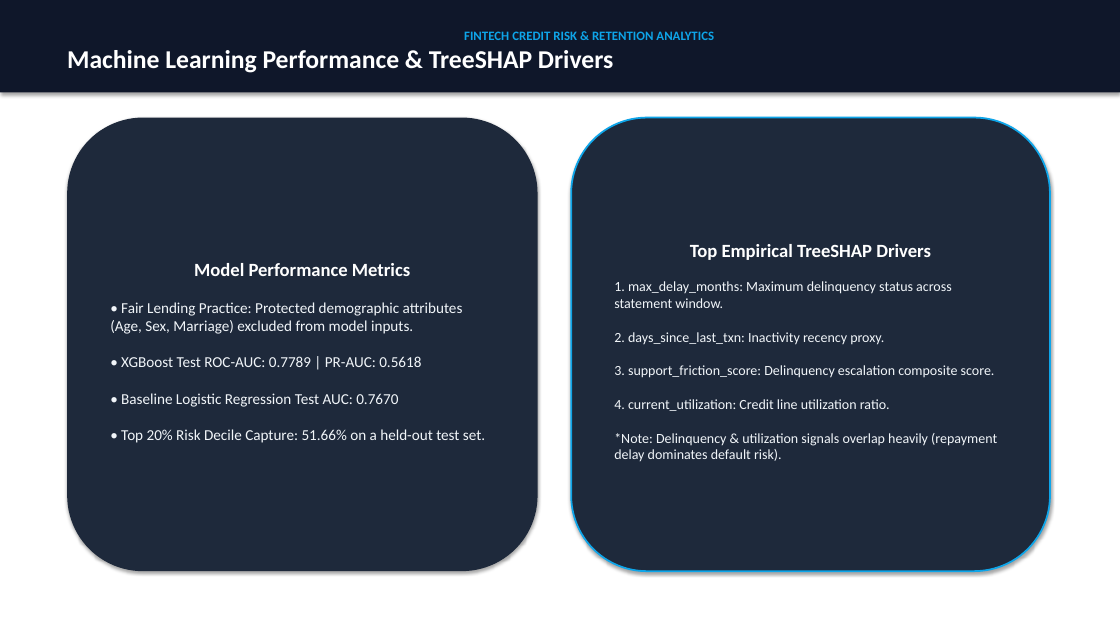
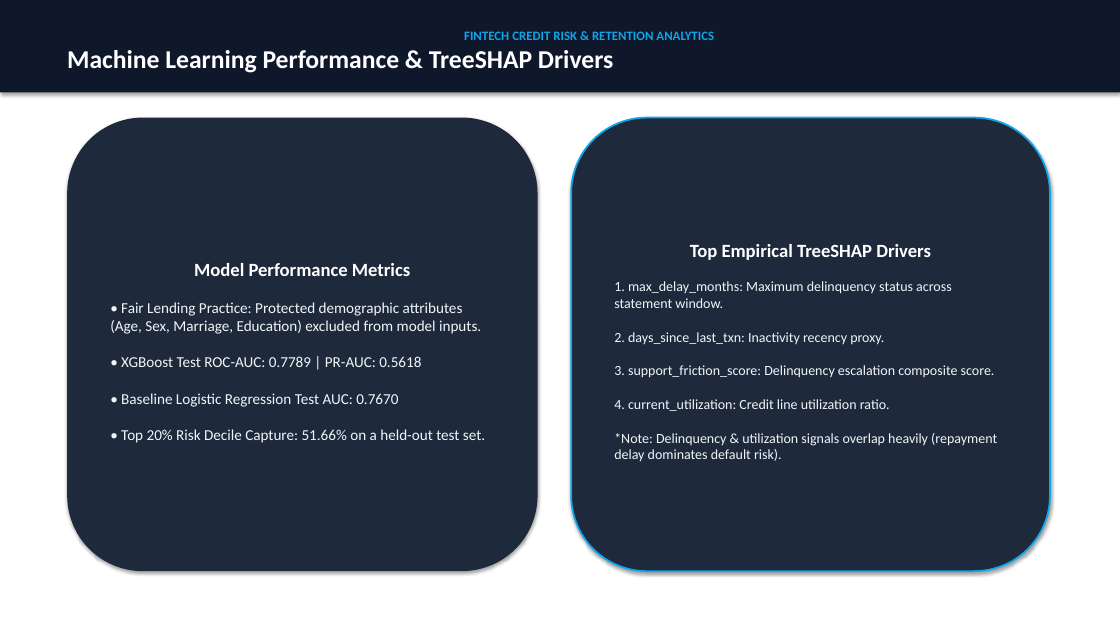
Before and after one commit to PriyankaHichkad/Fintech-Customer-Churn-Analytics, a slide deck: slide 4 of exports/FinTech_Churn_Retention_Strategy.pptx. Drawn at 1120x630 pixels with LibreOffice and Linux fonts; fonts in the diff are those of the drawing. Boxes give left, top, right and bottom in pixels: in the first picture for what was removed or moved away, otherwise in the second. Text is boxed around its words. In the diff, an @@ line names an element or a change of style, - is before the commit and + after.

```diff
--- a/exports/FinTech_Churn_Retention_Strategy.pptx
+++ b/exports/FinTech_Churn_Retention_Strategy.pptx
@@ text in rounded rectangle at (110,302,485,443): text changed @@
-• Fair Lending Practice: Protected demographic attributes (Age, Sex, Marriage) excluded from model inputs.
-• XGBoost Test ROC-AUC: 0.7789 | PR-AUC: 0.5618
-• Baseline Logistic Regression Test AUC: 0.7670
-• Top 20% Risk Decile Capture: 51.66% on a held-out test set.
+• Fair Lending Practice: Protected demographic attributes (Age, Sex, Marriage, Education) excluded from model inputs.
+• XGBoost Test ROC-AUC: 0.7789 | PR-AUC: 0.5618
+• Baseline Logistic Regression Test AUC: 0.7670
+• Top 20% Risk Decile Capture: 51.66% on a held-out test set.
```
Also in this commit, not shown: 1 other slide changed, 3 other files.
